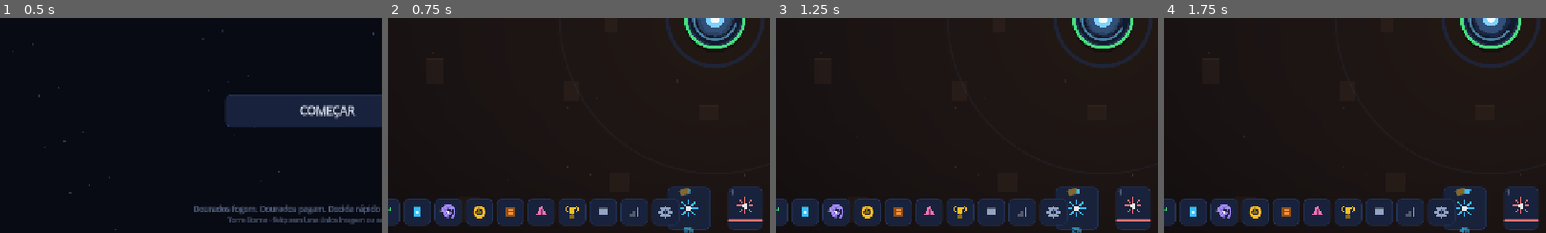
Above: before the commit, frames 1-4 (left to right).
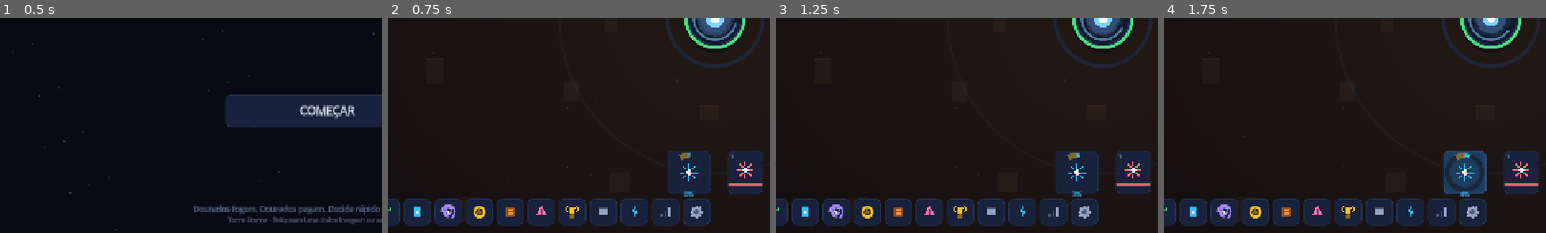
Above: after the commit, the same moments.

Repository: joabcostamd/joabcostamd
Game: Godot game, scene res://scenes/main.tscn
Same seed, same stepped clock (60 frames per second), same inputs: the game is played once before the commit and once after it.
Inputs (mouse positions are % of the whole screen's width and height, from its top left; square brackets give the same spot before the commit, where the layout moved):
- Up to frame 1 (0.5 s): no input
- Up to frame 2 (0.75 s): click "COMEÇAR" at 0.5 s
- Up to frame 3 (1.25 s): no input
- Up to frame 4 (1.75 s): click (47, 86) [47, 94] at 1.25 s
The pictures show only the part of the screen within x 7-57%, y 50-100%; the shares and areas given below are measured in that part.

Frame 1 is identical in both runs. In frame 2, 5.9% of the frame differs, in the area x 63-98%, y 61-100%; in frame 3, 5.9%; in frame 4, 6.1%.

Commit message:
fix: chefe batia 60x por segundo, e o painel de Habilidades nao tinha porta
Tres achados da auditoria:

1. Contato do chefe sem recarga (scripts/sim/enemy_ai.gd)
   O inimigo comum morre ao encostar na torre; o chefe fica. Sem recarga ele
   chamava impacto_na_torre a CADA passo de fisica: 60 golpes por segundo, 60
   quebras de combo por segundo. Agora existe Bal.CD_CONTATO, com teste.

2. Painel de Habilidades inalcancavel (scripts/ui/hud.gd)
   O painel existia, estava registrado no gerente e nao tinha um unico botao,
   atalho ou caminho no jogo inteiro que o abrisse.

3. Barra de habilidades e menu de paineis na mesma faixa (scripts/ui/hud.gd)
   Menu em x 14..620, habilidades centradas em 240..1040. Como o menu era
   adicionado depois, ficava por cima e roubava o clique das habilidades. A
   barra de habilidades subiu uma linha.

De quebra, os numeros de dano espalham mais na horizontal e a janela de fusao
subiu para 0,55 s: dois numeros nascidos no mesmo ponto ainda se cobriam.

Co-Authored-By: Claude Opus 5 <noreply@anthropic.com>
Claude-Session: https://claude.ai/code/session_01KjywRohvpoYfEskZwwMkww

Diff:
--- a/torre-eterna/scripts/data/balance.gd
+++ b/torre-eterna/scripts/data/balance.gd
@@ -172,6 +172,11 @@
 const POEIRA := {"comum": 5, "incomum": 14, "raro": 45, "epico": 160, "lendario": 600, "mitico": 2400}
 
 # ========================================================== AUTOMAÇÃO ====
+## Recarga entre dois golpes de contato do MESMO inimigo. So o chefe sobrevive
+## ao proprio impacto e fica encostado; sem esta recarga ele batia a cada passo
+## de fisica, ou seja, 60 golpes por segundo em vez de um.
+const CD_CONTATO := 0.9
+
 ## O inimigo "refletir" devolve uma fracao do golpe na torre. Fica aqui, e nao
 ## solto no codigo da torre, porque ja passou uma vez em unidade errada: o valor
 ## LINEAR foi entregue onde se esperava log10 e a torre morria num tiro.
--- a/torre-eterna/scripts/render/damage_numbers.gd
+++ b/torre-eterna/scripts/render/damage_numbers.gd
@@ -9,7 +9,7 @@
 
 const MAX := 160
 const RAIO_FUNDIR := 30.0    ## distância em que um golpe novo entra no número que já está lá
-const JANELA_FUNDIR := 0.32  ## por quanto tempo um número aceita somar
+const JANELA_FUNDIR := 0.55  ## por quanto tempo um número aceita somar
 
 var pool: Array = []
 var fonte: Font
@@ -55,7 +55,9 @@
 	alvo["valor"] = valor_log
 	alvo["somas"] = 0
 	alvo["nascido"] = 0.0
-	alvo["pos"] = pos + Vector2(randf_range(-9.0, 9.0), randf_range(-6.0, 2.0))
+	# Espalha mais na horizontal do que na vertical: os números sobem, então é
+	# na largura que eles deixam de se cobrir.
+	alvo["pos"] = pos + Vector2(randf_range(-26.0, 26.0), randf_range(-6.0, 2.0))
 	alvo["vel"] = Vector2(randf_range(-22.0, 22.0), -62.0 - (34.0 if critico else 0.0))
 	alvo["texto"] = texto
 	alvo["cor"] = cor
--- a/torre-eterna/scripts/sim/enemy_ai.gd
+++ b/torre-eterna/scripts/sim/enemy_ai.gd
@@ -364,6 +364,8 @@
 			continue
 
 		e.t += dt
+		if e.cd_contato > 0.0:
+			e.cd_contato -= dt
 		if e.entrada > 0.0:
 			e.entrada -= dt
 		if e.piscou > 0.0:
@@ -412,5 +414,8 @@
 				e.grudado = true
 				e.ang_grude = (e.pos - centro).angle()
 				e.pos = centro + Vector2(cos(e.ang_grude), sin(e.ang_grude)) * (Bal.RAIO_TORRE + e.raio * 0.5)
-			elif not e.grudado:
+			elif not e.grudado and e.cd_contato <= 0.0:
+				# O inimigo comum morre no impacto, entao a recarga so pesa para
+				# o chefe — que ficava encostado batendo a cada passo de fisica.
+				e.cd_contato = Bal.CD_CONTATO
 				j.impacto_na_torre(e)
--- a/torre-eterna/scripts/sim/inimigo.gd
+++ b/torre-eterna/scripts/sim/inimigo.gd
@@ -61,6 +61,9 @@
 # --- comportamento ---
 var t := 0.0
 var cd := 0.0
+## Recarga do golpe de contato. Inimigo comum morre ao encostar, mas o chefe
+## fica — e sem isto ele batia a cada passo de fisica, 60 vezes por segundo.
+var cd_contato := 0.0
 var estado := 0
 var fase_anim := 0.0
 var grudado := false
@@ -109,6 +112,7 @@
 	altura = 0.0
 	t = 0.0
 	cd = 0.0
+	cd_contato = 0.0
 	estado = 0
 	fase = 0
 	grudado = false
--- a/torre-eterna/scripts/ui/hud.gd
+++ b/torre-eterna/scripts/ui/hud.gd
@@ -200,8 +200,11 @@
 	caixa_hab.anchor_right = 0.5
 	caixa_hab.anchor_top = 1.0
 	caixa_hab.anchor_bottom = 1.0
-	caixa_hab.offset_top = -78
-	caixa_hab.offset_bottom = -14
+	# Uma linha ACIMA do menu de painéis. As duas barras ficavam na mesma faixa
+	# (menu em x 14..620, habilidades centradas em 240..1040): com o menu
+	# adicionado depois, ele ficava por cima e roubava o clique das habilidades.
+	caixa_hab.offset_top = -138
+	caixa_hab.offset_bottom = -74
 	caixa_hab.offset_left = -400
 	caixa_hab.offset_right = 400
 	caixa_hab.alignment = BoxContainer.ALIGNMENT_CENTER
@@ -216,7 +219,7 @@
 	menu.offset_top = -58
 	menu.offset_bottom = -14
 	menu.offset_left = 14
-	menu.offset_right = 620
+	menu.offset_right = 680
 	add_child(menu)
 	var paineis := [
 		["upgrades", "espada", Txt.t("p_upgrades") + " (Q)", UI.VERMELHO],
@@ -228,6 +231,7 @@
 		["desafios", "desafio", Txt.t("p_desafios"), UI.ROSA],
 		["conquistas", "trofeu", Txt.t("p_conquistas") + " (T)", UI.OURO],
 		["codex", "livro", Txt.t("p_codex"), UI.TEXTO2],
+		["habilidades", "raio", Txt.t("p_habilidades"), UI.ACENTO],
 		["stats", "stats", Txt.t("p_stats"), UI.TEXTO2],
 		["config", "engrenagem", Txt.t("p_config") + " (O)", UI.TEXTO2],
 	]
--- a/torre-eterna/tools/suites/testes.gd
+++ b/torre-eterna/tools/suites/testes.gd
@@ -221,6 +221,24 @@
 	ok("dano de contato cresce com a onda", Big.gt(Bal.dano_contato(Bal.hp_onda(80), 80, false, 1.0), d10))
 	ok("chefe bate mais forte", Big.gt(Bal.dano_contato(hp10, 10, true, 1.0), d10))
 	ok("piso protege o comeco", Big.gt(Bal.dano_contato(Bal.hp_onda(1), 1, false, 1.0), Big.mul_f(Bal.hp_onda(1), 0.02)))
+
+	# Chefe encostado na torre: o inimigo comum morre no impacto, o chefe fica.
+	# Sem recarga ele batia a cada passo de fisica — 60 golpes por segundo.
+	ok("contato tem recarga", Bal.CD_CONTATO >= 0.5)
+	var chefao := Inimigo.new()
+	chefao.ativo = true
+	chefao.chefe = true
+	chefao.hp_max = Bal.hp_onda(50)
+	chefao.hp = chefao.hp_max
+	chefao.escala = 1.0
+	chefao.cd_contato = 0.0
+	var golpes := 0
+	for i in 60:                                  # um segundo de fisica
+		if chefao.cd_contato <= 0.0:
+			golpes += 1
+			chefao.cd_contato = Bal.CD_CONTATO
+		chefao.cd_contato -= 1.0 / 60.0
+	ok("chefe bate no maximo 2x por segundo", golpes <= 2)
 
 	var s: Dictionary = jogo.s
 	s["torre"]["vida_max"] = Big.from(1000.0)
